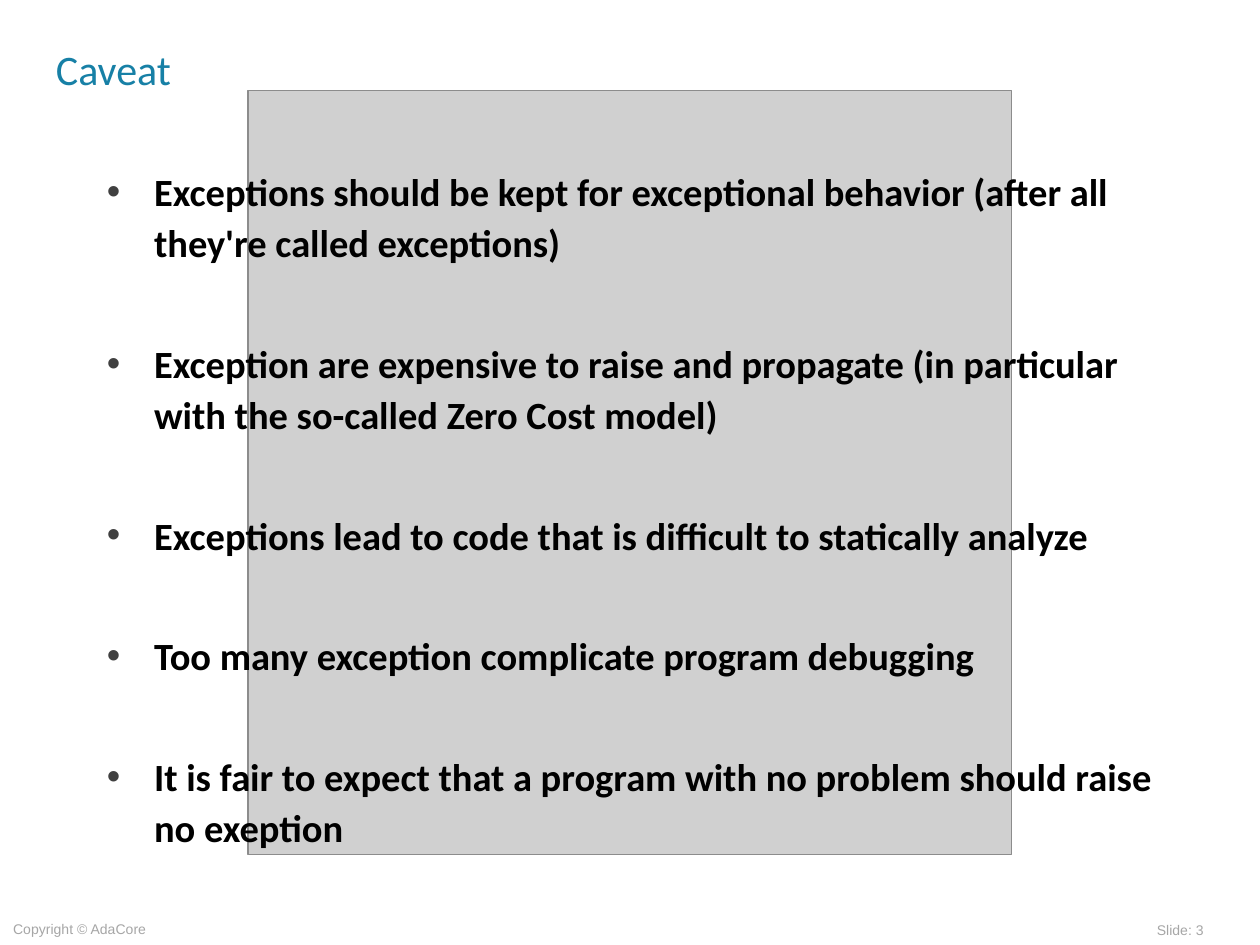
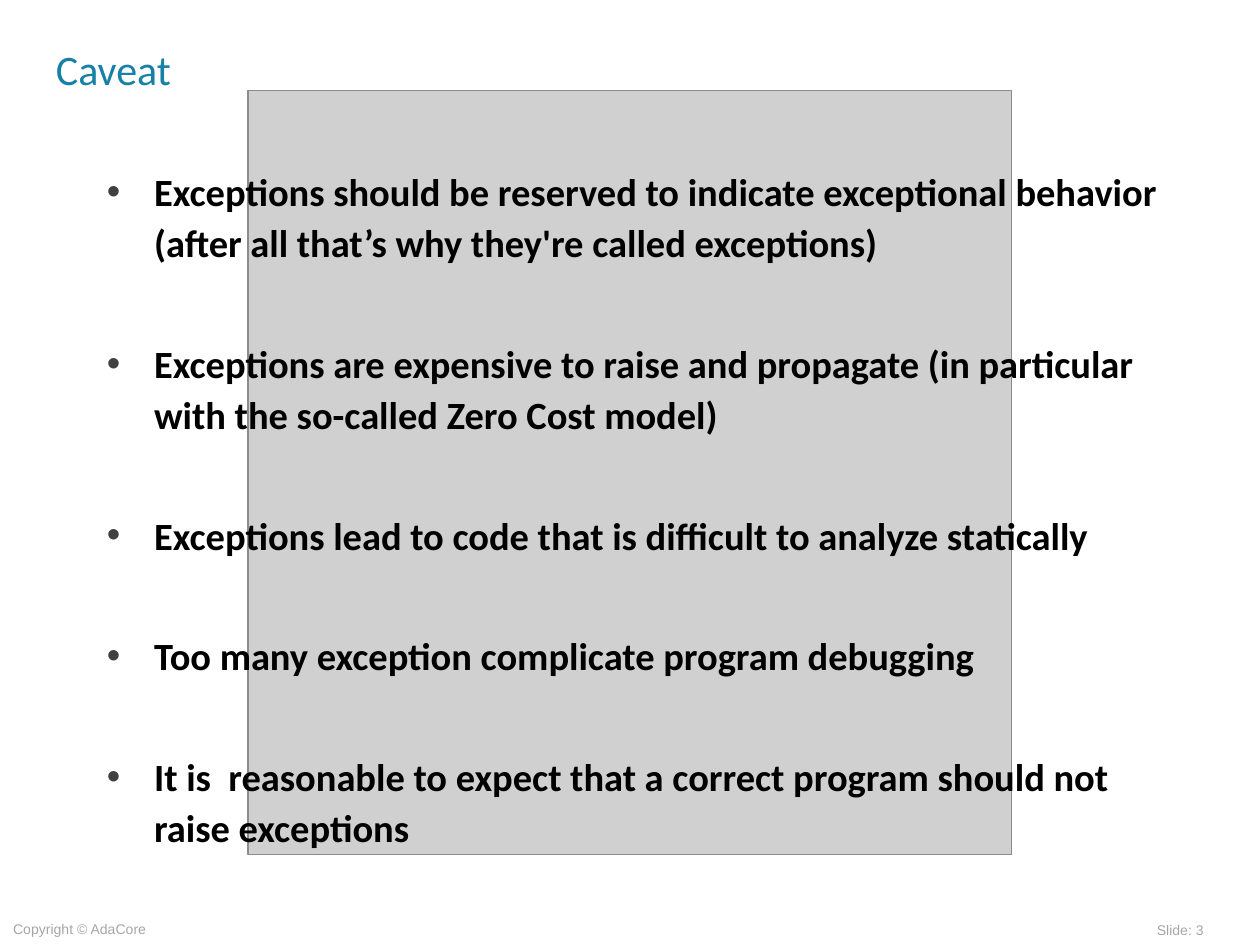
Before and after one commit to AdaCoreU/Courses, a slide deck: slide 3 of lectures/03_Programming_in_the_Large/01_Exceptions/slides/Exceptions.ppt. Drawn at 1260x945 pixels with LibreOffice and Linux fonts; fonts in the diff are those of the drawing; grey boxes stand for pictures; background and template pictures are left out. Boxes give left, top, right and bottom in pixels: in the first picture for what was removed or moved away, otherwise in the second. Text is boxed around its words. In the diff, an @@ line names an element or a change of style, - is before the commit and + after.

```diff
--- a/lectures/03_Programming_in_the_Large/01_Exceptions/slides/Exceptions.ppt
+++ b/lectures/03_Programming_in_the_Large/01_Exceptions/slides/Exceptions.ppt
@@ text at (154, 174, 1157, 559): text changed @@
-• Exceptions should be kept for exceptional behavior (after all they're called exceptions)
-• Exception are expensive to raise and propagate (in particular with the so-called Zero Cost model)
-• Exceptions lead to code that is difficult to statically analyze
+• Exceptions should be reserved to indicate exceptional behavior (after all that’s why they're called exceptions)
+• Exceptions are expensive to raise and propagate (in particular with the so-called Zero Cost model)
+• Exceptions lead to code that is difficult to analyze statically
@@ text at (154, 759, 1109, 852): text changed @@
-• It is fair to expect that a program with no problem should raise no exeption
+• It is reasonable to expect that a correct program should not raise exceptions
```
Also in this commit, not shown: 7 other slides changed, 1 other file.
